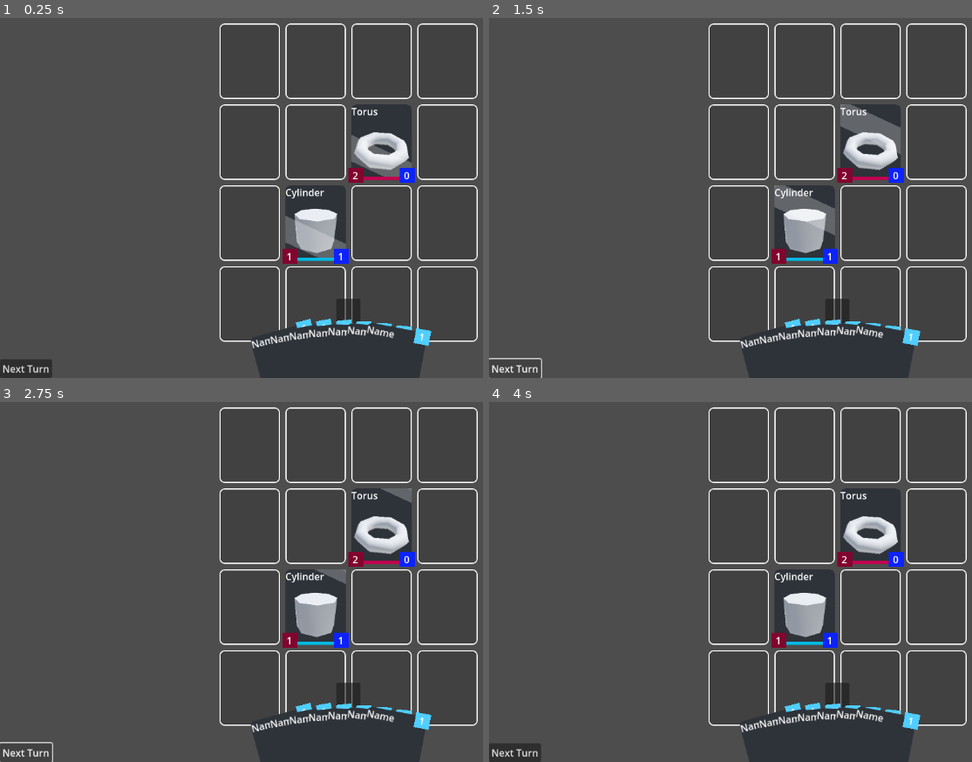
Above: before the commit, frames 1-4 (two rows, left to right).
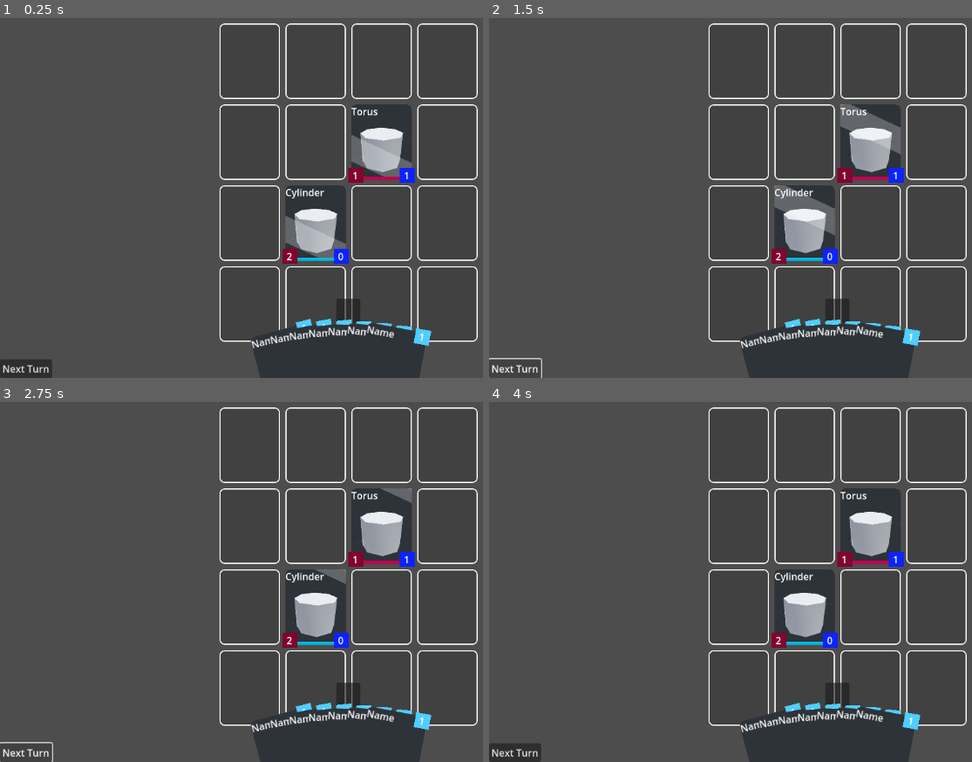
Above: after the commit, the same moments.

Repository: Holy-Person/CardBattler
Game: Godot game, scene res://scenes/battle.tscn
Two runs of this game, one before a commit and one after it. Both use one fixed random seed, a clock stepped at 60 frames per second and the inputs below.
Inputs (mouse positions are in pixels of both pictures, inside the frame that each line leads up to):
- Up to frame 1 (0.25 s): no input
- Up to frame 2 (1.5 s): click (740, 61) at 0.52 s; click "Next Turn" at 1.25 s
- Up to frame 3 (2.75 s): click "Next Turn" at 2 s
- Up to frame 4 (4 s): click (740, 445) at 2.77 s; click (740, 445) at 3.52 s

The runs differ from the first frame. In frame 1, 0.9% of the frame differs, in the area x 59-85%, y 30-68%; in frame 2, 0.9%; in frame 3, 0.9%; in frame 4, 0.9%.

Commit message:
CardBuilder & Card Data
Saves all possible cards in a single file to load from, use CardBuilder to get cards from the list.
This simplifies the saved structure of decks that I'll have to write soon, it also simplifies everything else a bit.
The CardBuilder loads the cards on ready, might need a refresh button/system later on just in case people want to customize.
It's also not future-proof, might need to add some verification system or other later.

Diff:
--- /dev/null
+++ b/core/cardbuilder.gd
@@ -0,0 +1,29 @@
+extends Node
+
+
+
+var card_data : Dictionary
+
+
+
+func _ready() -> void:
+	card_data = JSON.parse_string( FileAccess.get_file_as_string("res://resources/cards.json") )
+
+
+
+func get_random_card() -> CardBase:
+	var index = randi() % card_data.size()
+	return data_to_card(card_data.values()[index])
+
+func get_card(id : String) -> CardBase:
+	if card_data.has(id): return data_to_card(card_data[id])
+	return null
+
+
+
+func data_to_card(data : Dictionary) -> CardBase:
+	var card_base = CardBase.new()
+	for field in data:
+		if field == "image": data[field] = load("res://Cylinder.png")
+		card_base.set(field, data[field])
+	return card_base
--- a/project.godot
+++ b/project.godot
@@ -15,6 +15,10 @@
 config/features=PackedStringArray("4.1", "Mobile")
 config/icon="res://icon.svg"
 
+[autoload]
+
+CardBuilder="*res://core/cardbuilder.gd"
+
 [display]
 
 window/size/always_on_top.editor=true
--- /dev/null
+++ b/resources/cards.json
@@ -0,0 +1,16 @@
+{
+	"cyl": {
+		"name": "Cylinder",
+		"image": "res://Cylinder.png",
+		"health_points": 2,
+		"attack_points": 0,
+		"cost": 1
+	},
+	"tor": {
+		"name": "Torus",
+		"image": "res://Torus.png",
+		"health_points": 1,
+		"attack_points": 1,
+		"cost": 1
+	}
+}
--- a/scenes/field.gd
+++ b/scenes/field.gd
@@ -43,22 +43,14 @@
 
 ## Temporary function for testing.
 func test() -> void:
-	var card_test : CardBase = CardBase.new()
-	card_test.name = "Cylinder"
-	card_test.image = load("res://Cylinder.png")
-	card_test.health_points = 1
-	card_test.attack_points = 1
+	var card_test : CardBase = CardBuilder.get_card("cyl")
 	var card_to_place : CardActive = card_active.instantiate()
 	card_to_place.card_base = card_test
 	card_to_place.owner_id = 1
 	$"../Cards".add_child(card_to_place)
 	set_card_to(card_to_place, Vector2i(1,2))
 
-	card_test = CardBase.new()
-	card_test.name = "Torus"
-	card_test.image = load("res://Torus.png")
-	card_test.health_points = 2
-	card_test.attack_points = 0
+	card_test = CardBuilder.get_card("tor")
 	card_to_place = card_active.instantiate()
 	card_to_place.card_base = card_test
 	card_to_place.owner_id = 2
